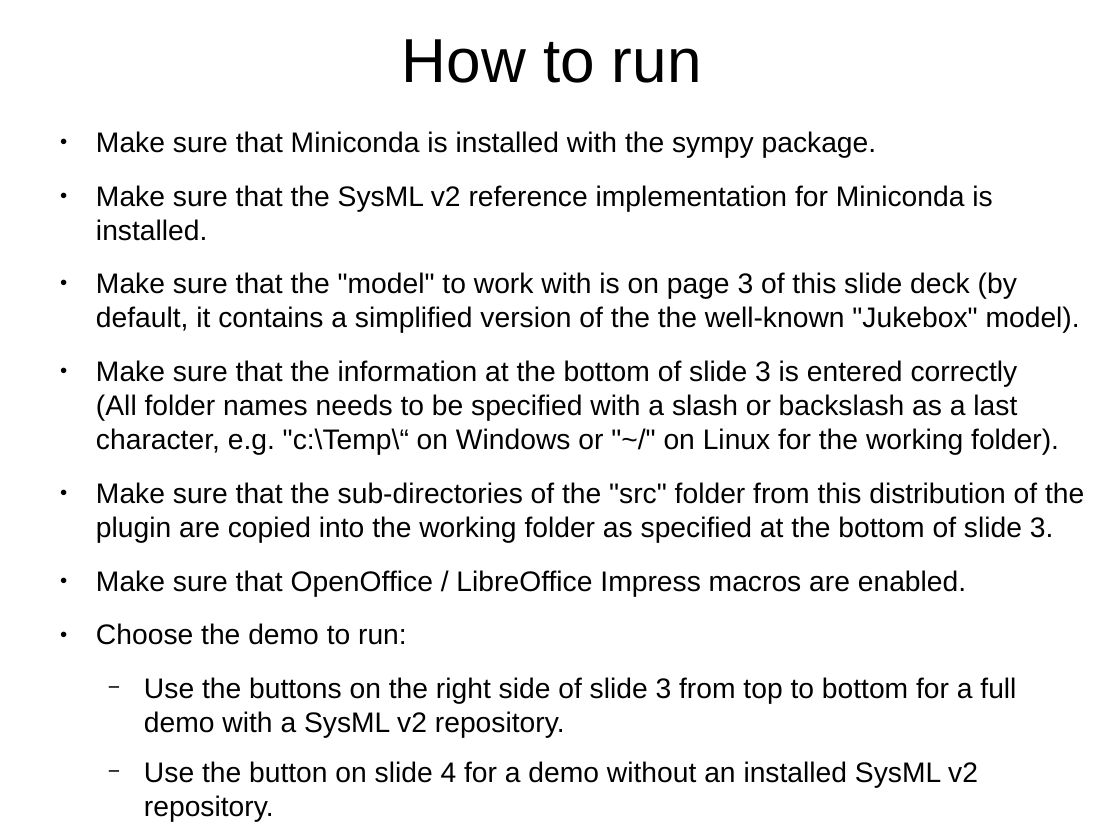
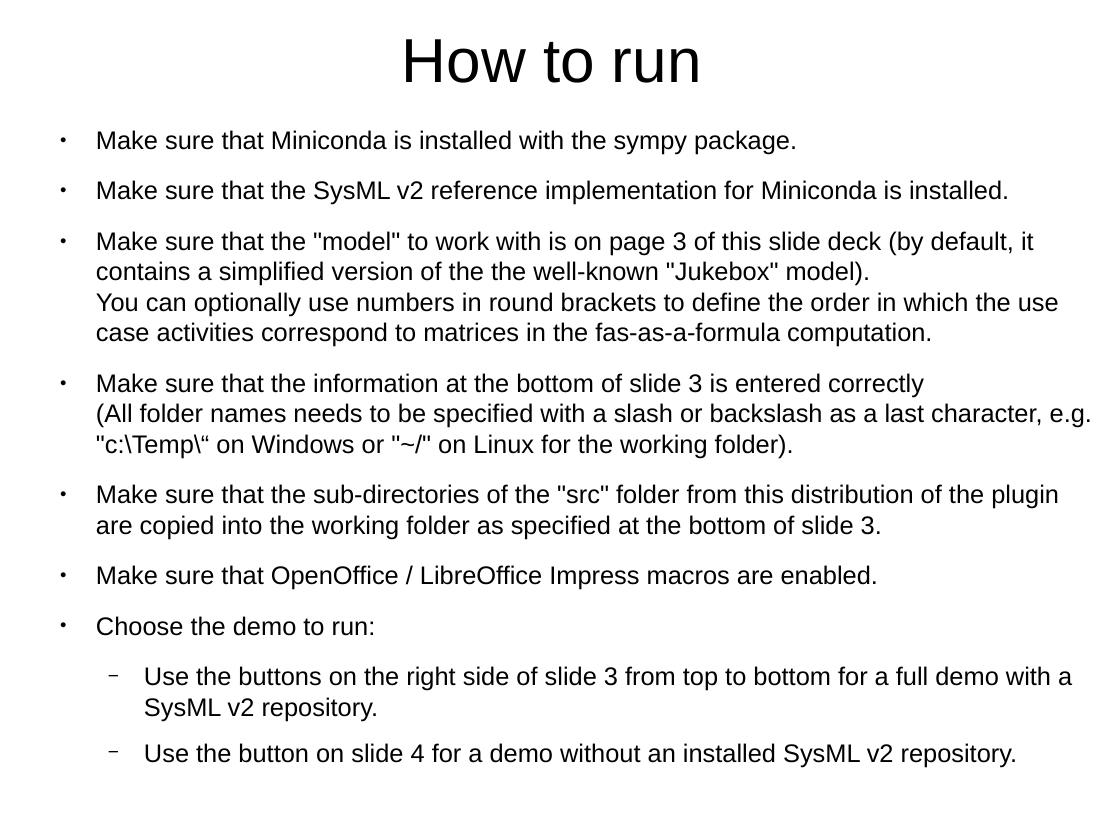
Before and after one commit to GfSE/fas4sysmlv2, a slide deck: slide 2 of src/io/usecase-activity-editor/fas_frontend.odp. Drawn at 1120x840 pixels with LibreOffice and Linux fonts; fonts in the diff are those of the drawing. Boxes give left, top, right and bottom in pixels: in the first picture for what was removed or moved away, otherwise in the second. Text is boxed around its words. In the diff, an @@ line names an element or a change of style, - is before the commit and + after.

Commit message:
User-defined sorting of use case activities in their use for fas-as-a-formula

```diff
--- a/src/io/usecase-activity-editor/fas_frontend.odp
+++ b/src/io/usecase-activity-editor/fas_frontend.odp
@@ text at [96,130,1092,768]: size 20 to 18 pt in "Make sure that Miniconda is installed with ...", "Make sure that the SysML v2 reference ...", "Make sure that the information at the ...", "Make sure that the sub-directories of the ..." and 4 more places @@
@@ text at [96,231,1059,347]: text changed; size 20 to 18 pt @@
-● Make sure that the "model" to work with is on page 3 of this slide deck (by default, it contains a simplified version of the the well-known "Jukebox" model).
+● Make sure that the "model" to work with is on page 3 of this slide deck (by default, it contains a simplified version of the the well-known "Jukebox" model).
+  You can optionally use numbers in round brackets to define the order in which the use case activities correspond to matrices in the fas-as-a-formula computation.
```
Also in this commit, not shown: 1 other slide changed, 1 other file.
